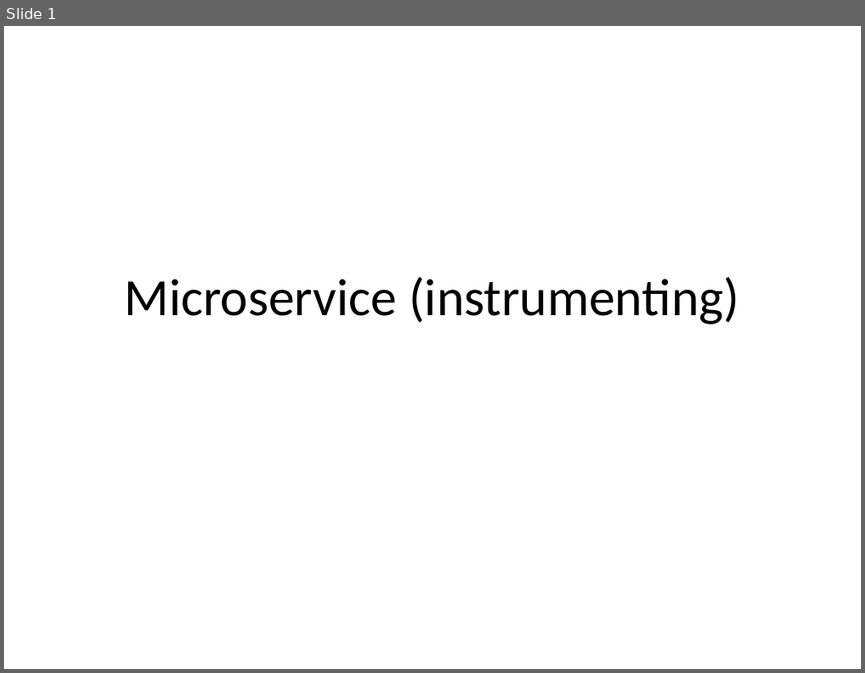
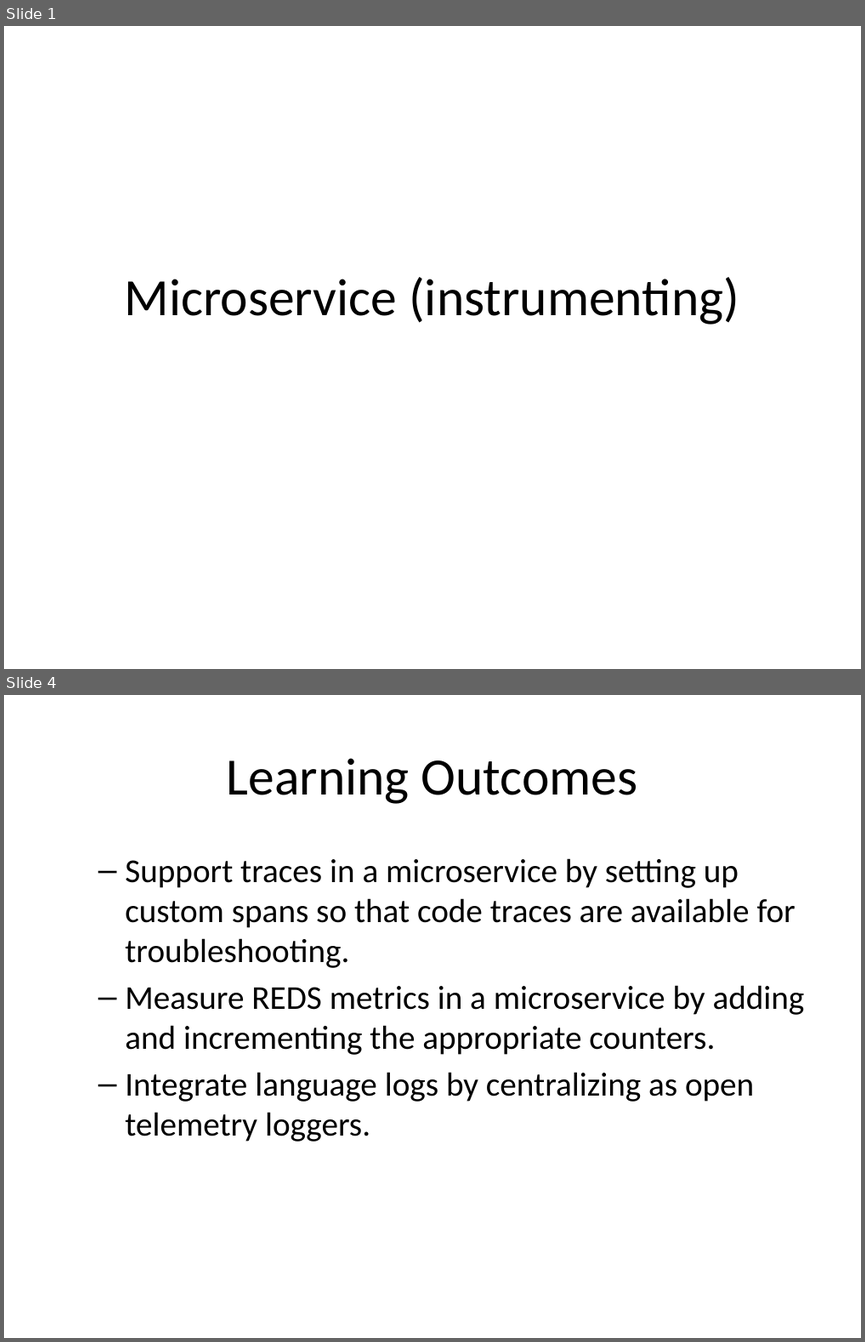
Before and after one commit to rhildred/INFO8985, a slide deck: microservice_instrumenting/slides.pptx. Shown one above the other, each under a label of ours: slide 1 before the commit, slides 1 and 4 after it; the slides between them are not shown. The pictures are 865x673 and 865x1342 pixels, drawn with LibreOffice and Linux fonts; fonts in the diff are those of the drawing. Boxes give left, top, right and bottom in pixels: in the first picture for what was removed or moved away, otherwise in the second. Text is boxed around its words. In the diff, an @@ line names an element or a change of style, - is before the commit and + after.

```diff
--- a/microservice_instrumenting/slides.pptx
+++ b/microservice_instrumenting/slides.pptx
@@ slide 4 added at [4, 695, 861, 1338], background #FFFFFF @@
@@ title added at [227, 758, 638, 804], 44 pt, text #000000 @@
+Learning Outcomes
@@ text added at [125, 858, 805, 1141], 28 pt, text #000000 @@
+  – Support traces in a microservice by setting up custom spans so that code traces are available for troubleshooting.
+  – Measure REDS metrics in a microservice by adding and incrementing the appropriate counters.
+  – Integrate language logs by centralizing as open telemetry loggers.
```
Also in this commit, not shown: 1 slide changed, 5 other slides added, 13 other files.
